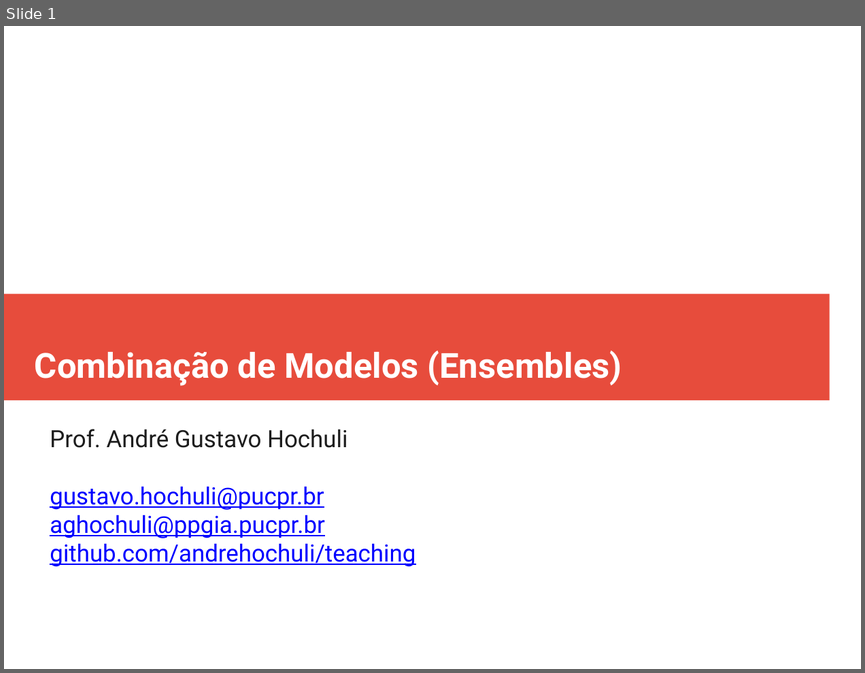
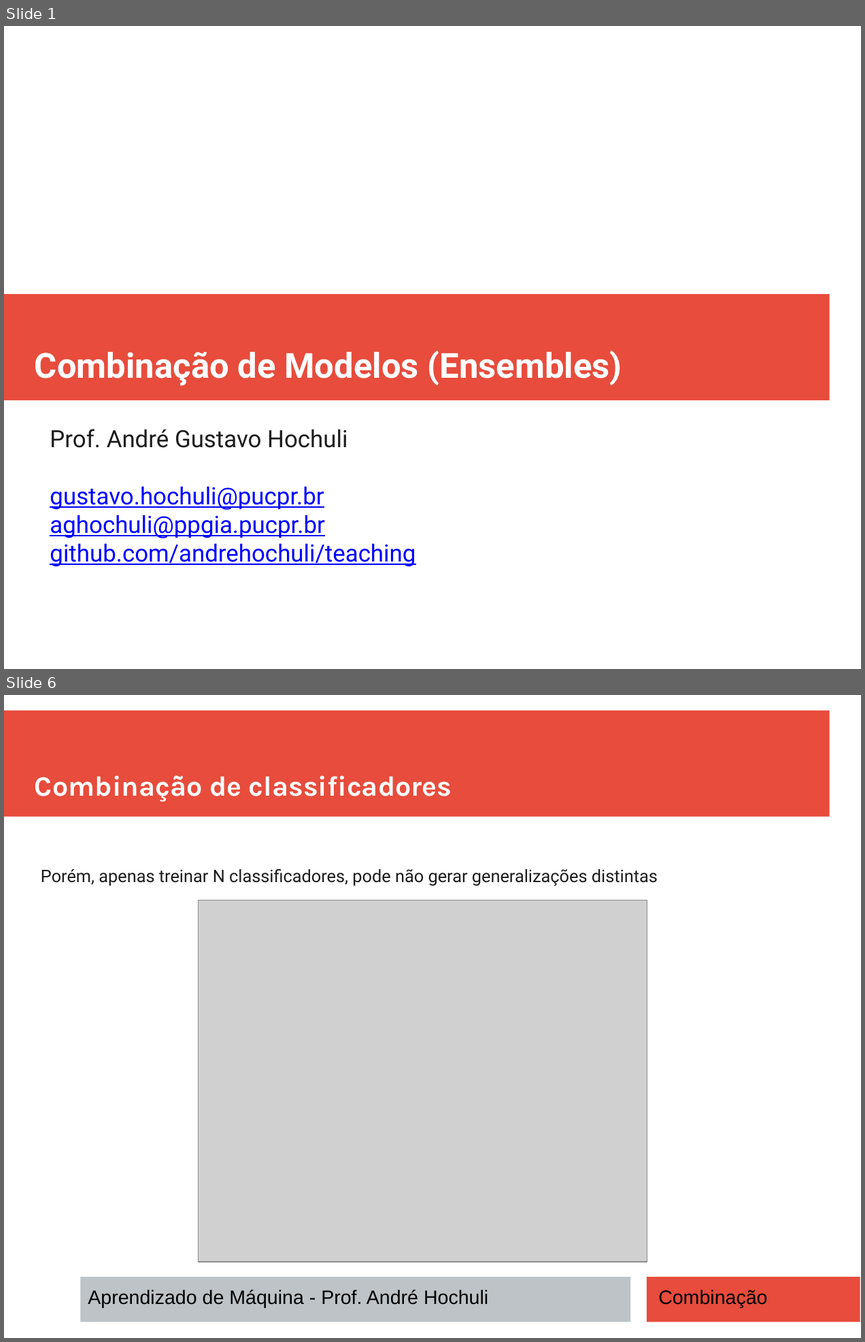
Before and after one commit to andrehochuli/teaching, a slide deck: AprendizadoMaquina/Tópico 02 - Aprendizado Supervisionado/Ensembles/Tópico 02 - Aprendizado-Supervisionado - Ensembles.pptx. Shown one above the other, each under a label of ours: slide 1 before the commit, slides 1 and 6 after it; the slides between them are not shown. The pictures are 865x673 and 865x1342 pixels, drawn with LibreOffice and Linux fonts; fonts in the diff are those of the drawing; grey boxes stand for pictures. Boxes give left, top, right and bottom in pixels: in the first picture for what was removed or moved away, otherwise in the second. Text is boxed around its words. In the diff, an @@ line names an element or a change of style, - is before the commit and + after.

```diff
--- a/AprendizadoMaquina/Tópico 02 - Aprendizado Supervisionado/Ensembles/Tópico 02 - Aprendizado-Supervisionado - Ensembles.pptx
+++ b/AprendizadoMaquina/Tópico 02 - Aprendizado Supervisionado/Ensembles/Tópico 02 - Aprendizado-Supervisionado - Ensembles.pptx
@@ slide 6 added at (4,695,861,1338), background #FFFFFF @@
@@ rectangle added at (4,711,830,817), fill #E74C3C @@
@@ text added at (35,775,452,802), 26 pt, text #FFFFFF, bold @@
+Combinação de classificadores
@@ text added at (41,868,657,886), 16 pt, text #1C1C1C @@
+Porém, apenas treinar N classificadores, pode não gerar generalizações distintas
@@ picture added at (198,900,648,1262) @@
@@ rectangle added at (80,1276,631,1322), fill #BDC3C7 @@
@@ rectangle added at (647,1276,861,1322), fill #E74C3C @@
@@ text added at (88,1289,488,1307), 18 pt, text #000000 @@
+Aprendizado de Máquina - Prof. André Hochuli
@@ text added at (658,1289,767,1307), 18 pt, text #000000 @@
+Combinação
```
Also in this commit, not shown: 5 slides changed, 4 other slides added.
